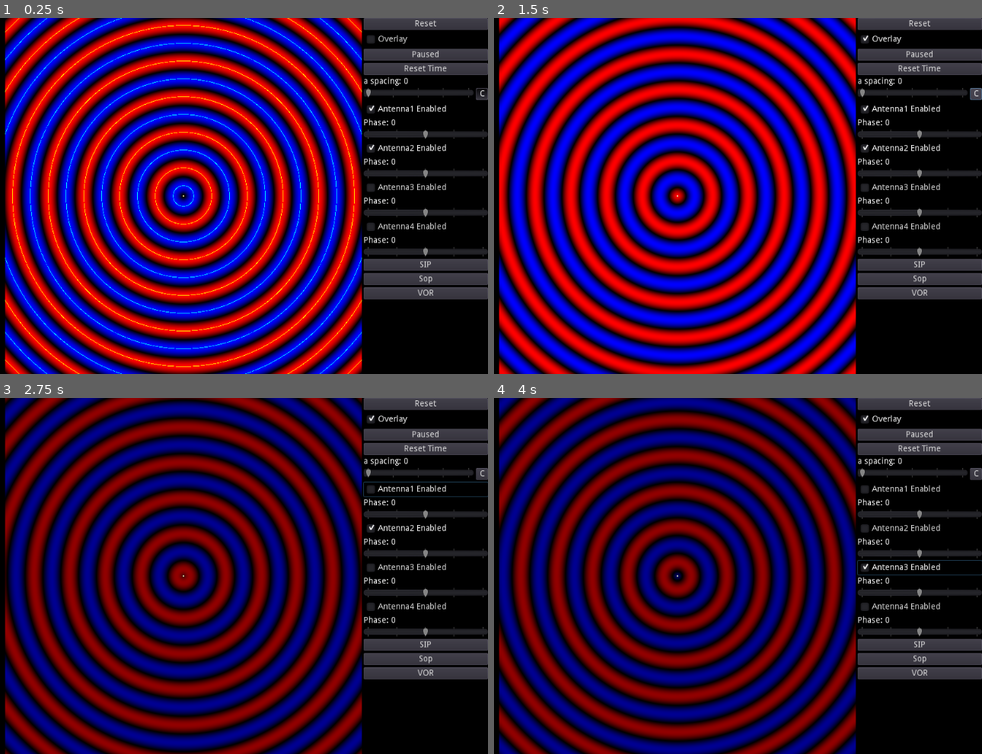
Above: before the commit, frames 1-4 (two rows, left to right).
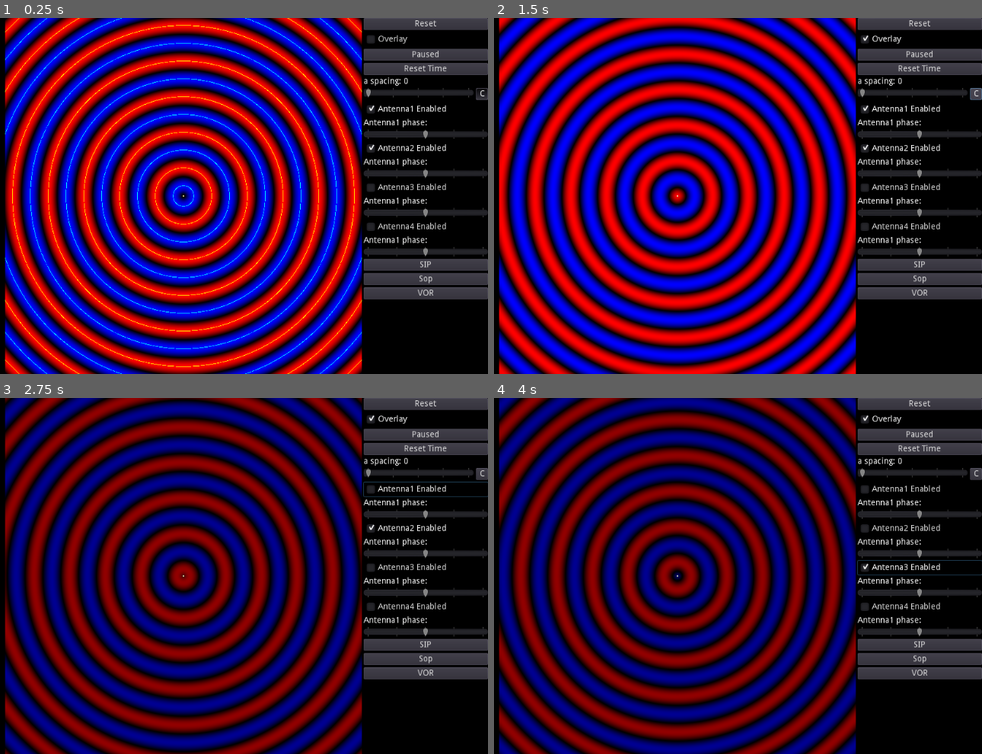
Above: after the commit, the same moments.

Repository: scapegoat57/NavSim
Game: Godot game, scene res://AntennaGraph.tscn
Two runs of this game, one before a commit and one after it. Both use one fixed random seed, a clock stepped at 60 frames per second and the inputs below.
Inputs:
- Up to frame 1 (0.25 s): no input
- Up to frame 2 (1.5 s): click "Overlay" at 0.5 s; click "C" at 1.25 s
- Up to frame 3 (2.75 s): click "Antenna1 Enabled" at 2 s
- Up to frame 4 (4 s): click "Antenna2 Enabled" at 2.75 s; click "Antenna3 Enabled" at 3.5 s

The runs differ from the first frame. In frame 1, 0.5% of the frame differs, in the area x 74-88%, y 28-64%; in frame 2, 0.5%; in frame 3, 0.5%; in frame 4, 0.5%.

Commit message:
some coarse adjustments to phaser sliders

Diff:
--- a/project/AntennaGraph.tscn
+++ b/project/AntennaGraph.tscn
@@ -111,6 +111,7 @@
 margin_bottom = 204.0
 min_value = -360.0
 max_value = 360.0
+step = 11.25
 value = -1.0
 tick_count = 5
 ticks_on_borders = true
@@ -134,6 +135,7 @@
 margin_bottom = 270.0
 min_value = -360.0
 max_value = 360.0
+step = 11.25
 value = -1.0
 tick_count = 5
 ticks_on_borders = true
@@ -157,6 +159,7 @@
 margin_bottom = 336.0
 min_value = -360.0
 max_value = 360.0
+step = 11.25
 value = -1.0
 tick_count = 5
 ticks_on_borders = true
@@ -180,6 +183,7 @@
 margin_bottom = 402.0
 min_value = -360.0
 max_value = 360.0
+step = 11.25
 value = -1.0
 tick_count = 5
 ticks_on_borders = true
